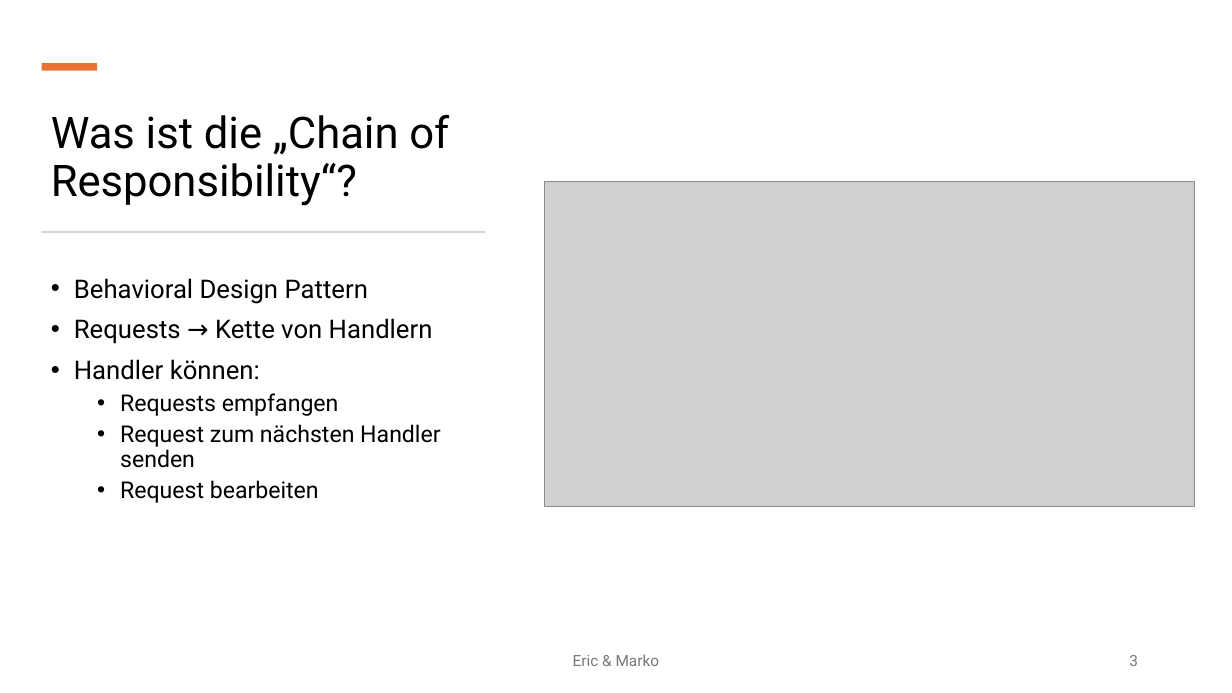
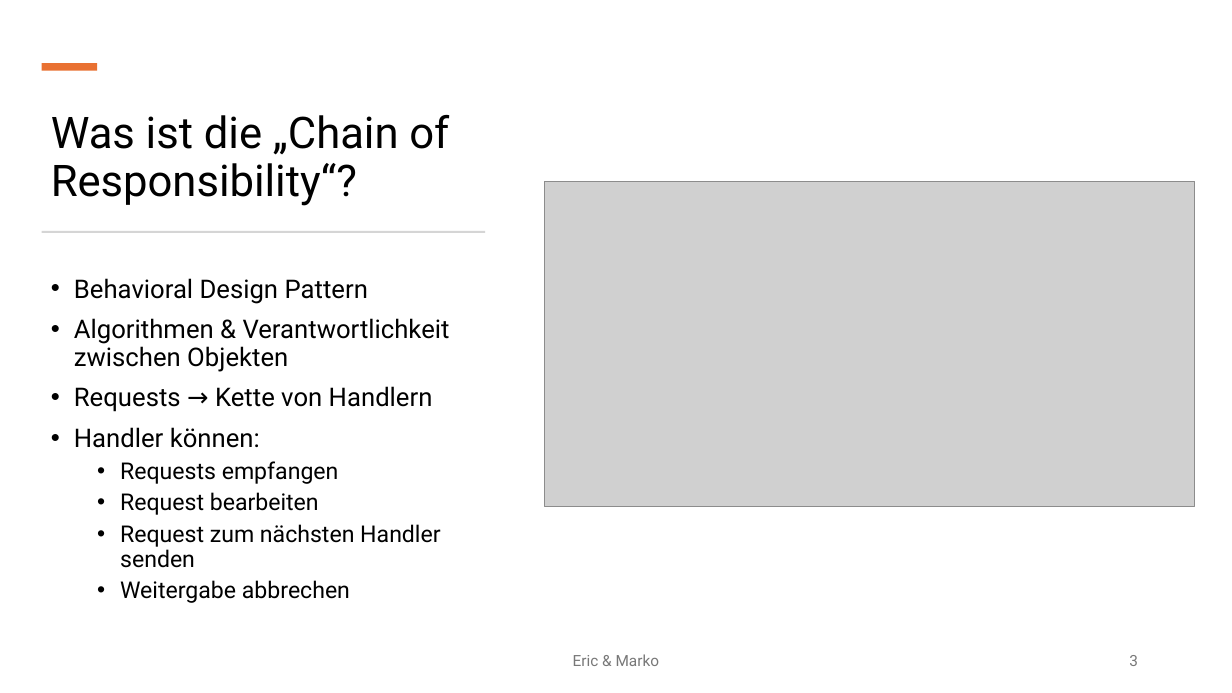
Before and after one commit to sonrotz0815/Chain_of_Responsibility, a slide deck: slide 3 of Präsentation/Chain of Responsibility.pptx. Drawn at 1232x693 pixels with LibreOffice and Linux fonts; fonts in the diff are those of the drawing; grey boxes stand for pictures. Boxes give left, top, right and bottom in pixels: in the first picture for what was removed or moved away, otherwise in the second. Text is boxed around its words. In the diff, an @@ line names an element or a change of style, - is before the commit and + after.

```diff
--- a/Präsentation/Chain of Responsibility.pptx
+++ b/Präsentation/Chain of Responsibility.pptx
@@ text at bbox=[74, 318, 450, 372]: paragraph added @@
+• Algorithmen & Verantwortlichkeit zwischen Objekten
@@ text at bbox=[120, 492, 319, 515]: paragraph added @@
+  • Request bearbeiten
@@ text at bbox=[120, 580, 350, 603]: text changed @@
-  • Request bearbeiten
+  • Weitergabe abbrechen
```
Also in this commit, not shown: 5 other slides changed, 1 other file.
